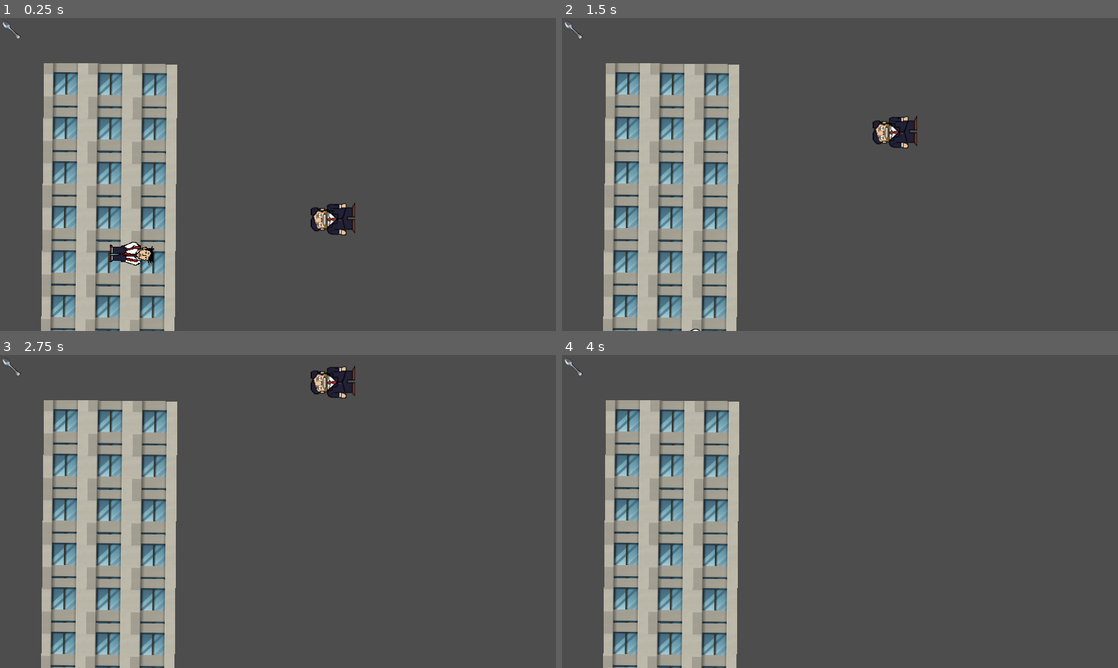
Above: before the commit, frames 1-4 (two rows, left to right).
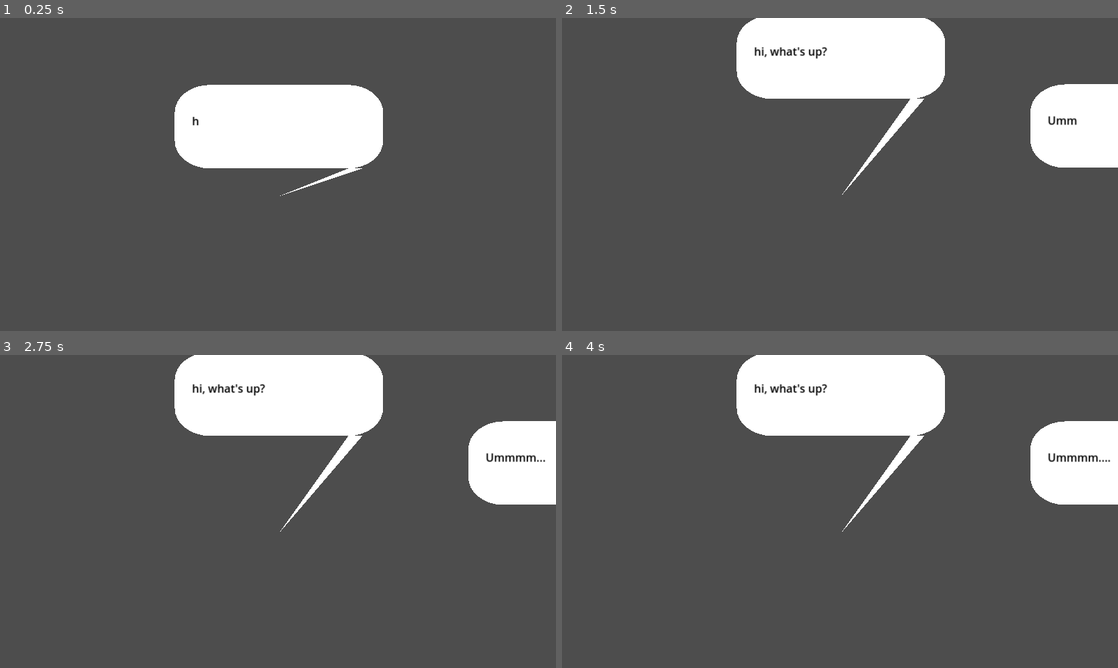
Above: after the commit, the same moments.

Repository: jonoxia/yukigame
Game: Godot game, scene res://UI/MainMenu.tscn
The game is run twice, just before and just after one commit, with the same random seed, the same clock (stepped at 60 frames per second) and the same inputs. Before the commit the project starts from res://world.tscn.
Inputs (mouse positions are in pixels of both pictures, inside the frame that each line leads up to):
- Up to frame 1 (0.25 s): no input
- Up to frame 2 (1.5 s): tap Enter (ui_accept) at 0.5, 0.77 s; move the mouse to (962, 158) at 0.52 s; hold Right (ui_right) 0.53-1.25 s; click (962, 158) at 0.67 s; drag from (728, 190) to (695, 324) at 1.27 s
- Up to frame 3 (2.75 s): move the mouse to (333, 442) at 2.02 s; hold Right (ui_right) from 2.03 s (still down)
- Up to frame 4 (4 s): release Right (ui_right) at 2.75 s; drag from (812, 574) to (895, 380) at 2.77 s; move the mouse to (1006, 558) at 3.52 s; hold Left (ui_left) from 3.53 s (still down); tap Enter (ui_accept) at 3.77 s

The runs differ from the first frame. In frame 1, 30% of the frame differs, in the area x 0-69%, y 0-100%; in frame 2, 34%, in the area x 0-100%, y 0-100%; in frame 3, 34%; in frame 4, 34%.

Commit message:
For easier debugging, start in convo mode and don't autoplay the fight music

Diff:
--- a/Player/PlayerStats.tscn
+++ b/Player/PlayerStats.tscn
@@ -1,11 +1,10 @@
-[gd_scene load_steps=2 format=2]
+[gd_scene load_steps=2 format=3 uid="uid://b7sb7viskj3fo"]
 
-[ext_resource path="res://PlayerStats.gd" type="Script" id=1]
+[ext_resource type="Script" path="res://PlayerStats.gd" id="1"]
 
 [node name="PlayerStats" type="Control"]
+layout_mode = 3
+anchors_preset = 15
 anchor_right = 1.0
 anchor_bottom = 1.0
-script = ExtResource( 1 )
-__meta__ = {
-"_edit_use_anchors_": false
-}
+script = ExtResource("1")
--- a/PlayerStats.gd
+++ b/PlayerStats.gd
@@ -3,7 +3,7 @@
 @export var max_spoons: int = 4
 @export var spoons: int = max_spoons: set = set_spoons
 
-var last_convo_key = null
+var last_convo_key = "FudaiConvoData"
 
 signal no_spoons
 signal spoons_changed
--- a/UI/MainMenu.tscn
+++ b/UI/MainMenu.tscn
@@ -1,10 +1,10 @@
-[gd_scene load_steps=6 format=2]
+[gd_scene load_steps=6 format=3 uid="uid://dg70g40nbq50d"]
 
-[ext_resource path="res://UI/ConvoData.gd" type="Script" id=1]
-[ext_resource path="res://UI/Conversation.gd" type="Script" id=2]
-[ext_resource path="res://Player/yuki1a.png" type="Texture2D" id=3]
-[ext_resource path="res://UI/SatoConvoData.gd" type="Script" id=4]
-[ext_resource path="res://Music and Sounds/fight-or-flight.mp3" type="AudioStream" id=5]
+[ext_resource type="Script" path="res://UI/ConvoData.gd" id="1"]
+[ext_resource type="Script" path="res://UI/Conversation.gd" id="2"]
+[ext_resource type="Texture2D" uid="uid://x136orf8n10x" path="res://Player/yuki1a.png" id="3"]
+[ext_resource type="Script" path="res://UI/SatoConvoData.gd" id="4"]
+[ext_resource type="AudioStream" uid="uid://4fjkmhgkww2j" path="res://Music and Sounds/fight-or-flight.mp3" id="5"]
 
 [node name="ConversationUIRoot" type="Node"]
 
@@ -13,29 +13,28 @@
 [node name="BackgroundImage" type="Sprite2D" parent="CanvasLayer"]
 
 [node name="SatoConvoData" type="Node" parent="CanvasLayer"]
-script = ExtResource( 4 )
+script = ExtResource("4")
 
 [node name="FudaiConvoData" type="Node" parent="CanvasLayer"]
-script = ExtResource( 1 )
+script = ExtResource("1")
 
 [node name="Conversation" type="Control" parent="CanvasLayer"]
+layout_mode = 3
+anchors_preset = 0
 offset_right = 40.0
 offset_bottom = 40.0
-script = ExtResource( 2 )
-__meta__ = {
-"_edit_use_anchors_": false
-}
+script = ExtResource("2")
 
 [node name="Position2DB" type="Marker2D" parent="CanvasLayer/Conversation"]
-position = Vector2( 923.771, 255.466 )
+position = Vector2(923.771, 255.466)
 
 [node name="Position2DA" type="Marker2D" parent="CanvasLayer/Conversation"]
-position = Vector2( 401.36, 256.223 )
+position = Vector2(401.36, 256.223)
 
 [node name="Yuki" type="Sprite2D" parent="CanvasLayer/Conversation"]
-position = Vector2( 1041.08, 477.057 )
-scale = Vector2( 0.481796, 0.481796 )
-texture = ExtResource( 3 )
+position = Vector2(1041.08, 477.057)
+scale = Vector2(0.481796, 0.481796)
+texture = ExtResource("3")
 
 [node name="Sato" type="Sprite2D" parent="CanvasLayer/Conversation"]
 
@@ -45,6 +44,7 @@
 autostart = true
 
 [node name="HBoxContainer" type="VBoxContainer" parent="CanvasLayer/Conversation"]
+layout_mode = 0
 anchor_top = 0.0872396
 anchor_right = 0.0314788
 anchor_bottom = 0.0872396
@@ -52,23 +52,16 @@
 offset_top = 487.51
 offset_right = 1339.74
 offset_bottom = 747.51
-__meta__ = {
-"_edit_use_anchors_": false
-}
 
 [node name="ConvoModeLabel" type="Label" parent="CanvasLayer/Conversation/HBoxContainer"]
-offset_right = 1024.0
-offset_bottom = 14.0
+layout_mode = 2
 
 [node name="Menu Items" type="GridContainer" parent="CanvasLayer/Conversation/HBoxContainer"]
-offset_top = 18.0
-offset_right = 1024.0
-offset_bottom = 259.0
+layout_mode = 2
 size_flags_vertical = 3
 columns = 10
 
 [node name="AudioStreamPlayer" type="AudioStreamPlayer" parent="."]
-stream = ExtResource( 5 )
-autoplay = true
+stream = ExtResource("5")
 
 [connection signal="timeout" from="CanvasLayer/Conversation/Timer" to="CanvasLayer/Conversation" method="_on_Timer_timeout"]
--- a/project.godot
+++ b/project.godot
@@ -11,7 +11,7 @@
 [application]
 
 config/name="yukigame"
-run/main_scene="res://world.tscn"
+run/main_scene="res://UI/MainMenu.tscn"
 config/features=PackedStringArray("4.2")
 config/icon="res://icon.png"
 
